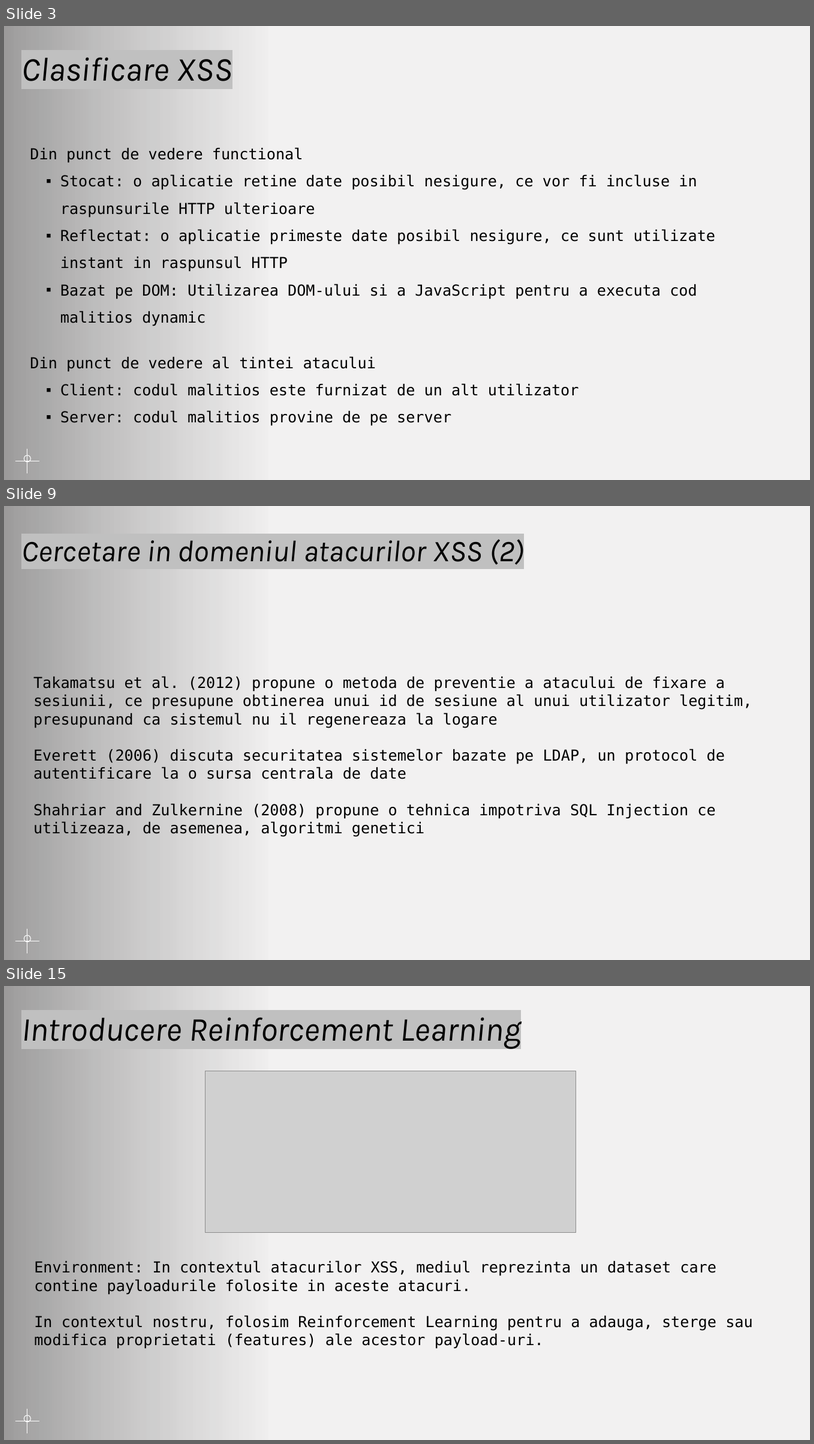
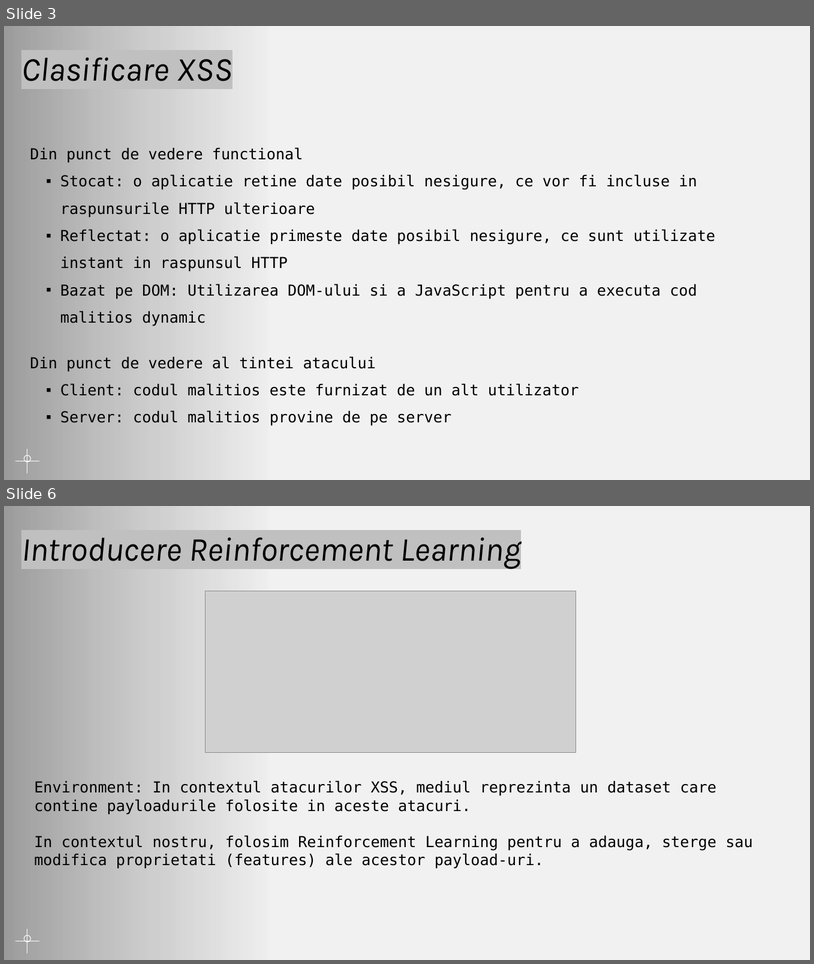
Before and after one commit to AntonioN09/ProiectTSS, a slide deck: Proiect_TSS.pptx. Shown one above the other, each under a label of ours: slides 3, 9 and 15 before the commit, slides 3 and 6 after it; the slides between them are not shown. The pictures are 814x1444 and 814x964 pixels, drawn with LibreOffice and Linux fonts; fonts in the diff are those of the drawing; grey boxes stand for pictures; background and template pictures are left out. Boxes give left, top, right and bottom in pixels: in the first picture for what was removed or moved away, otherwise in the second. Text is boxed around its words. In the diff, an @@ line names an element or a change of style, - is before the commit and + after.

```diff
--- a/Proiect_TSS.pptx
+++ b/Proiect_TSS.pptx
@@ slide 9 removed at (4, 506, 810, 960), background picture (left out) @@
@@ rectangle removed at (4, 506, 270, 960) @@
@@ title removed at (21, 534, 525, 568) @@
-Cercetare in domeniul atacurilor XSS (2)
@@ text removed at (33, 676, 752, 837) @@
-Takamatsu et al. (2012) propune o metoda de preventie a atacului de fixare a sesiunii, ce presupune obtinerea unui id de sesiune al unui utilizator legitim, presupunand ca sistemul nu il regenereaza la logare
-Everett (2006) discuta securitatea sistemelor bazate pe LDAP, un protocol de autentificare la o sursa centrala de date
-Shahriar and Zulkernine (2008) propune o tehnica impotriva SQL Injection ce utilizeaza, de asemenea, algoritmi genetici
@@ ellipse removed at (24, 935, 30, 942) @@
@@ line removed from (27, 953) to (27, 929) @@
@@ line removed from (15, 941) to (39, 941) @@
@@ what was slide 15 is now slide 6 @@
```
Also in this commit, not shown: 2 slides changed, 8 other slides removed.
